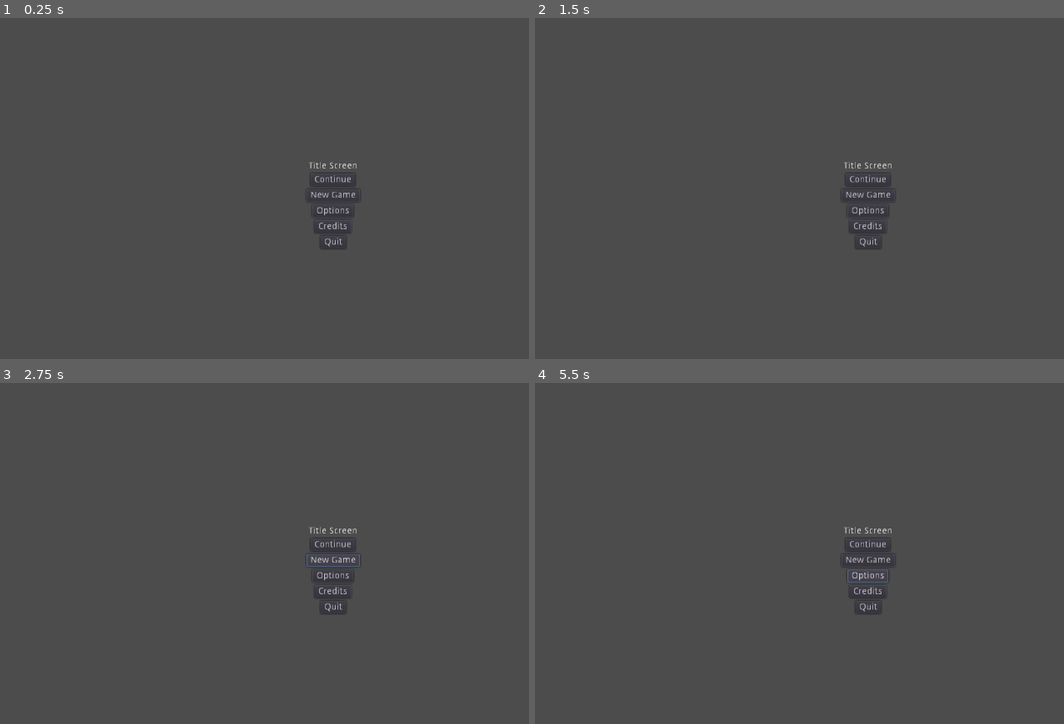
Above: before the commit, frames 1-4 (two rows, left to right).
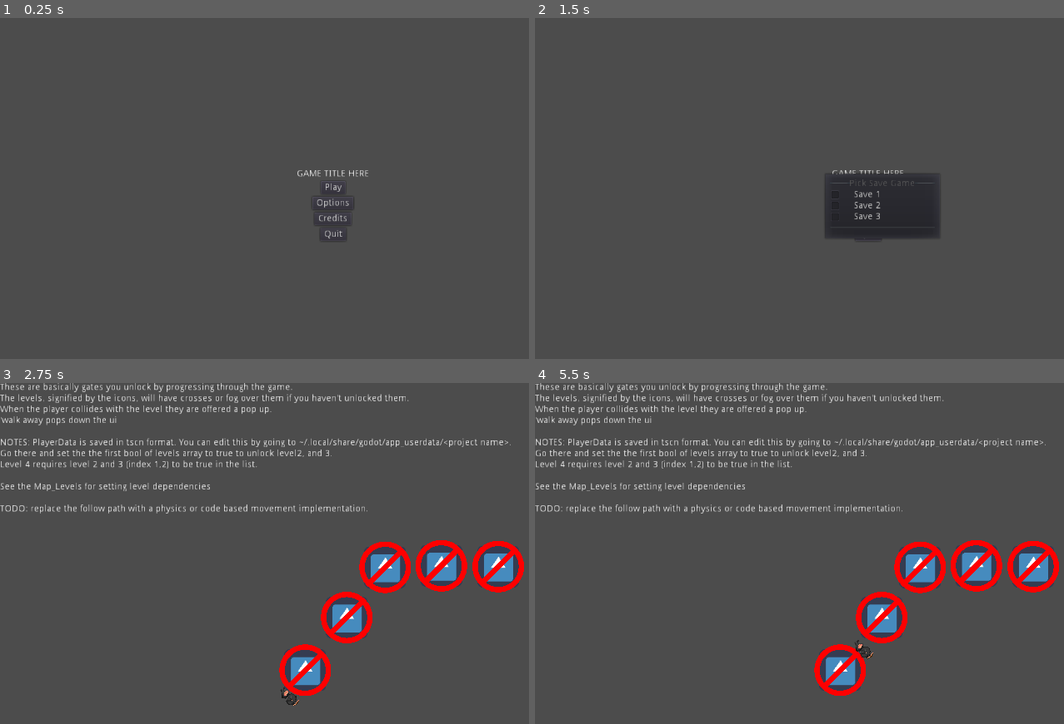
Above: after the commit, the same moments.

Repository: gmeisinger/plug-it-in
Game: Godot game, scene res://scenes/UI/Title.tscn
Same seed, same stepped clock (60 frames per second), same inputs: the game is played once before the commit and once after it. This scene is started directly instead of the project's main scene. The engine's default icon, where the game draws it, is replaced by a stand-in: a white triangle on a blue panel in a dark square.
Inputs (mouse positions are in pixels of both pictures, inside the frame that each line leads up to):
- Up to frame 1 (0.25 s): no input
- Up to frame 2 (1.5 s): click (868, 188) at 0.5 s, where only the run after the commit has a clickable "Play"; click (868, 188) at 1.25 s, where only the run after the commit has a clickable "Play"
- Up to frame 3 (2.75 s): click (333, 560) at 2 s, where only the run before the commit has a clickable "New Game"
- Up to frame 4 (5.5 s): click (868, 560) at 2.75 s, where only the run before the commit has a clickable "New Game"; click (868, 543) at 3.5 s, where only the run before the commit has a clickable "Continue"; click (868, 543) at 4.25 s, where only the run before the commit has a clickable "Continue"; click (868, 577) at 5 s, where only the run before the commit has a clickable "Options"

The runs differ from the first frame. In frame 1, 0.6% of the frame differs, in the area x 56-70%, y 42-68%; in frame 2, 3.1%; in frame 3, 8.9%, in the area x 0-100%, y 0-95%; in frame 4, 8.9%.
Error after the commit: Parse Error: Variable "i" already defined in the scope (at line 18). (res://scenes/map/WorldMap.gd:21)

Commit message:
title screen with save game manager loading proper world map

Diff:
--- /dev/null
+++ b/scenes/UI/Title.gd
@@ -0,0 +1,11 @@
+extends Control
+
+onready var world_map = preload("res://scenes/map/WorldMap.tscn")
+
+func _on_SaveMenu_id_pressed(id):
+	SaveSystem.data_index = id
+	get_tree().get_root().add_child(world_map.instance())
+	self.queue_free()
+
+func _on_Quit_pressed():
+	get_tree().quit()
--- a/scenes/UI/Title.tscn
+++ b/scenes/UI/Title.tscn
@@ -1,9 +1,12 @@
-[gd_scene format=2]
+[gd_scene load_steps=2 format=2]
+
+[ext_resource path="res://scenes/UI/Title.gd" type="Script" id=1]
 
 [node name="Title" type="Control"]
 anchor_right = 1.0
 anchor_bottom = 1.0
 rect_pivot_offset = Vector2( -1.01804, 0.0226212 )
+script = ExtResource( 1 )
 
 [node name="VBox" type="VBoxContainer" parent="."]
 anchor_left = 0.5
@@ -17,51 +20,74 @@
 alignment = 1
 
 [node name="Title" type="Label" parent="VBox"]
-margin_left = 474.0
-margin_top = 233.0
-margin_right = 549.0
-margin_bottom = 247.0
+margin_left = 456.0
+margin_top = 245.0
+margin_right = 567.0
+margin_bottom = 259.0
 size_flags_horizontal = 4
-text = "Title Screen"
+text = "GAME TITLE HERE"
 align = 1
 valign = 1
 
-[node name="Continue" type="Button" parent="VBox"]
-margin_left = 477.0
-margin_top = 251.0
-margin_right = 546.0
-margin_bottom = 271.0
+[node name="Play" type="Button" parent="VBox"]
+margin_left = 493.0
+margin_top = 263.0
+margin_right = 531.0
+margin_bottom = 283.0
 size_flags_horizontal = 4
-text = "Continue"
-
-[node name="New Game" type="Button" parent="VBox"]
-margin_left = 471.0
-margin_top = 275.0
-margin_right = 553.0
-margin_bottom = 295.0
-size_flags_horizontal = 4
-text = "New Game"
+text = "Play"
 
 [node name="Options" type="Button" parent="VBox"]
 margin_left = 480.0
-margin_top = 299.0
+margin_top = 287.0
 margin_right = 543.0
-margin_bottom = 319.0
+margin_bottom = 307.0
 size_flags_horizontal = 4
 text = "Options"
 
 [node name="Credits" type="Button" parent="VBox"]
 margin_left = 483.0
-margin_top = 323.0
+margin_top = 311.0
 margin_right = 540.0
-margin_bottom = 343.0
+margin_bottom = 331.0
 size_flags_horizontal = 4
 text = "Credits"
 
 [node name="Quit" type="Button" parent="VBox"]
 margin_left = 492.0
-margin_top = 347.0
+margin_top = 335.0
 margin_right = 532.0
-margin_bottom = 367.0
+margin_bottom = 355.0
 size_flags_horizontal = 4
 text = "Quit"
+
+[node name="SaveMenu" type="PopupMenu" parent="."]
+light_mask = 0
+anchor_left = 0.5
+anchor_top = 0.5
+anchor_right = 0.5
+anchor_bottom = 0.5
+margin_left = -69.0
+margin_top = -51.0
+margin_right = 69.0
+margin_bottom = 51.0
+custom_constants/vseparation = 3
+custom_constants/hseparation = 21
+items = [ "Pick Save Game", null, 0, false, true, 0, 0, null, "", true, "Save 1", null, 1, false, false, 1, 0, null, "", false, "Save 2", null, 1, false, false, 2, 0, null, "", false, "Save 3", null, 1, false, false, 3, 0, null, "", false, "", null, 0, false, false, -1, 0, null, "", true ]
+
+[node name="CreditsDialog" type="AcceptDialog" parent="."]
+anchor_left = 0.5
+anchor_top = 0.5
+anchor_right = 0.5
+anchor_bottom = 0.5
+margin_left = -156.5
+margin_top = -37.5
+margin_right = 156.5
+margin_bottom = 37.5
+window_title = "Credz"
+dialog_text = "Programmers: George Meisinger, J.R. Robinson
+Artist: Lindsey Kitsis"
+[connection signal="pressed" from="VBox/Play" to="SaveMenu" method="show"]
+[connection signal="pressed" from="VBox/Credits" to="CreditsDialog" method="show"]
+[connection signal="pressed" from="VBox/Quit" to="." method="_on_Quit_pressed"]
+[connection signal="id_pressed" from="SaveMenu" to="." method="_on_SaveMenu_id_pressed"]
--- a/scenes/map/MapLevel.tscn
+++ b/scenes/map/MapLevel.tscn
@@ -5,6 +5,7 @@
 [ext_resource path="res://assets/no_sign.png" type="Texture" id=3]
 
 [sub_resource type="CircleShape2D" id=1]
+radius = 28.2375
 
 [node name="Map_Level" type="Node2D"]
 script = ExtResource( 1 )
--- a/scenes/map/WorldMap.tscn
+++ b/scenes/map/WorldMap.tscn
@@ -14,7 +14,7 @@
 
 [sub_resource type="Animation" id=3]
 resource_name = "MoveThing"
-length = 4.0
+length = 5.0
 tracks/0/type = "value"
 tracks/0/path = NodePath(".:unit_offset")
 tracks/0/interp = 1
@@ -22,7 +22,7 @@
 tracks/0/imported = false
 tracks/0/enabled = true
 tracks/0/keys = {
-"times": PoolRealArray( 0, 1, 4 ),
+"times": PoolRealArray( 0, 1.3, 5 ),
 "transitions": PoolRealArray( 1, 1, 1 ),
 "update": 0,
 "values": [ 0.0, 0.2185, 0.5518 ]
@@ -53,7 +53,7 @@
 
 [node name="Map_Level" parent="Levels" instance=ExtResource( 2 )]
 position = Vector2( 468.996, 441.985 )
-level_path = "res://scenes/levels/Level1.tscn"
+level_path = "res://scenes/levels/area.tscn"
 
 [node name="Map_Level2" parent="Levels" instance=ExtResource( 2 )]
 position = Vector2( 532.838, 360.954 )
@@ -90,9 +90,9 @@
 curve = SubResource( 1 )
 
 [node name="PathFollow2D" type="PathFollow2D" parent="WorldMapPath/Path2D"]
-position = Vector2( 155.813, 298.98 )
+position = Vector2( 251.148, 181.354 )
 rotation = -0.878467
-offset = 24.2217
+offset = 175.631
 rotate = false
 
 [node name="CharacterSprite" type="Sprite" parent="WorldMapPath/Path2D/PathFollow2D"]
